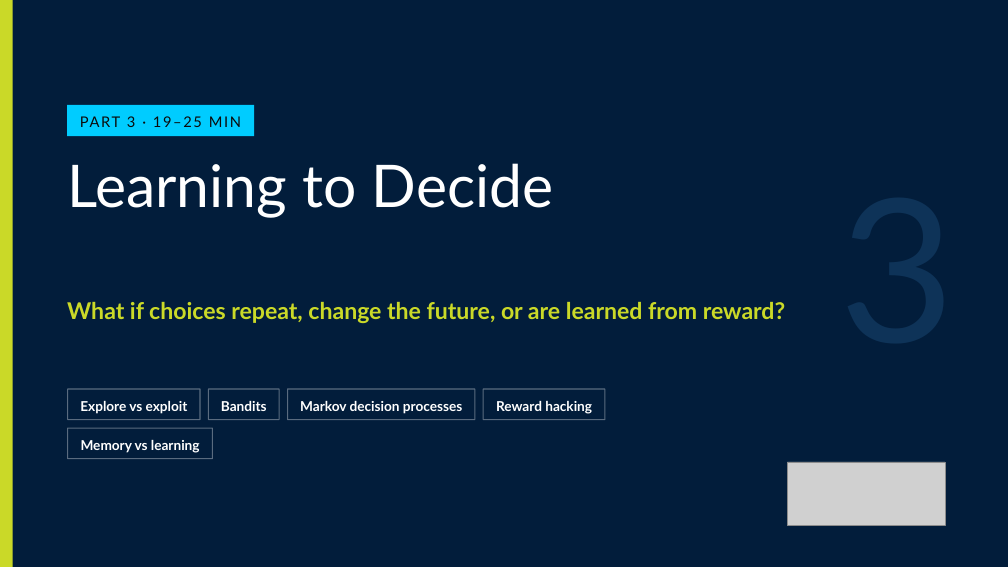
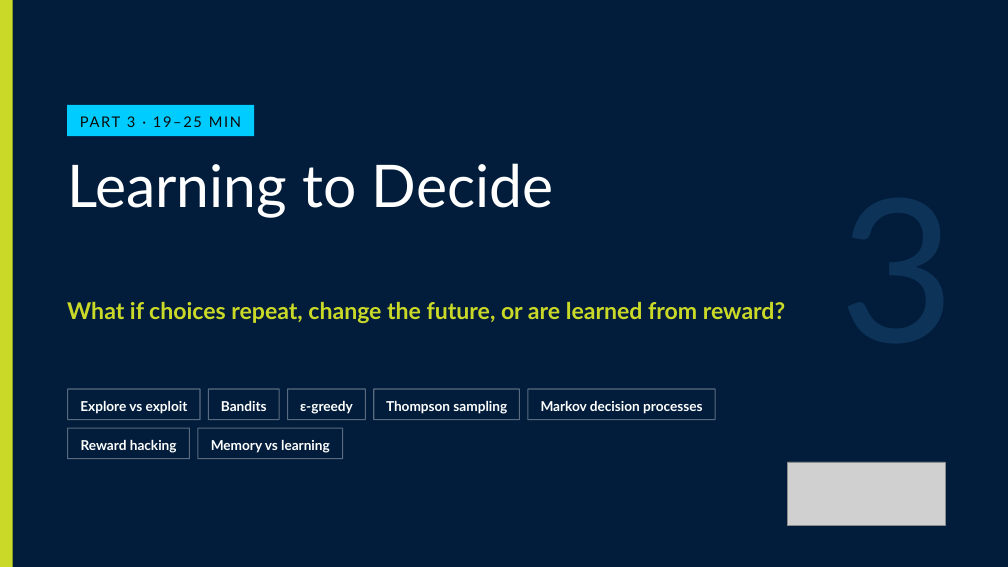
Before and after one commit to karpit0499/teaching, a slide deck: slide 26 of 2026-11-09_gisma_intelligent-agents-lecture/slides/session-1_theory/Session1_Intelligent_Agents_Theory.pptx. Drawn at 1008x567 pixels with LibreOffice and Linux fonts; fonts in the diff are those of the drawing; grey boxes stand for pictures. Boxes give left, top, right and bottom in pixels: in the first picture for what was removed or moved away, otherwise in the second. Text is boxed around its words. In the diff, an @@ line names an element or a change of style, - is before the commit and + after.

```diff
--- a/2026-11-09_gisma_intelligent-agents-lecture/slides/session-1_theory/Session1_Intelligent_Agents_Theory.pptx
+++ b/2026-11-09_gisma_intelligent-agents-lecture/slides/session-1_theory/Session1_Intelligent_Agents_Theory.pptx
@@ rectangle added at [287, 389, 365, 420], outline #FFFFFF 1 pt, 13 pt, text #FFFFFF, bold @@
+ε-greedy
@@ rectangle added at [374, 389, 520, 420], outline #FFFFFF 1 pt, 13 pt, text #FFFFFF, bold @@
+Thompson sampling
@@ rectangle "Markov decision processes": place and size @@
-rectangle "Markov decision processes" at [287, 389, 475, 420]
+rectangle "Markov decision processes" at [528, 389, 715, 420]
@@ rectangle "Reward hacking": place and size @@
-rectangle "Reward hacking" at [483, 389, 605, 420]
+rectangle "Reward hacking" at [68, 428, 190, 459]
@@ rectangle "Memory vs learning": place and size @@
-rectangle "Memory vs learning" at [68, 428, 212, 459]
+rectangle "Memory vs learning" at [198, 428, 343, 459]
```
Also in this commit, not shown: 8 other slides changed, 4 slides added, 18 other files.
